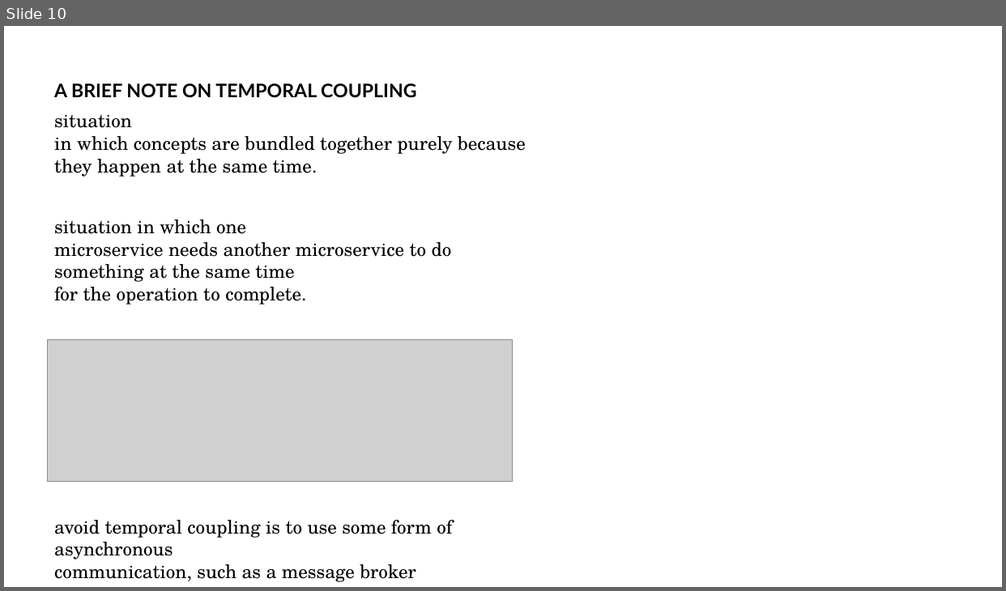
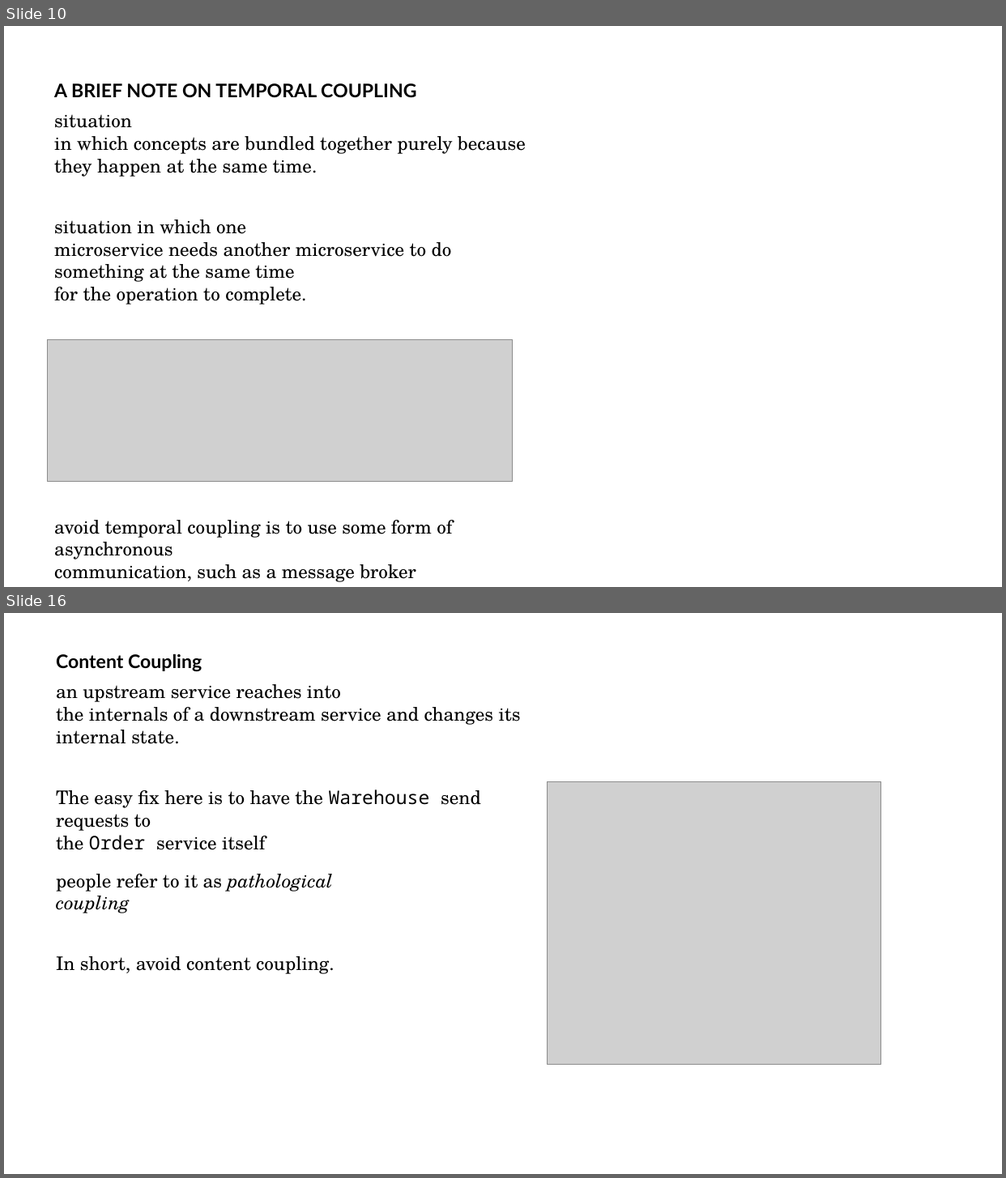
Before and after one commit to addiboyer24/CSCI391_Microservices_Spring2025, a slide deck: 01_27_2025/CSCI391_Microservices_HowToModelMicroservices_01_27_2025.pptx. Shown one above the other, each under a label of ours: slide 10 before the commit, slides 10 and 16 after it; the slides between them are not shown. The pictures are 1006x591 and 1006x1178 pixels, drawn with LibreOffice and Linux fonts; fonts in the diff are those of the drawing; grey boxes stand for pictures. Boxes give left, top, right and bottom in pixels: in the first picture for what was removed or moved away, otherwise in the second. Text is boxed around its words. In the diff, an @@ line names an element or a change of style, - is before the commit and + after.

```diff
--- a/01_27_2025/CSCI391_Microservices_HowToModelMicroservices_01_27_2025.pptx
+++ b/01_27_2025/CSCI391_Microservices_HowToModelMicroservices_01_27_2025.pptx
@@ slide 16 added at <box>4,613,1002,1174</box>, background #FFFFFF @@
@@ text added at <box>56,653,202,671</box>, 18 pt, text #000000, bold @@
+Content Coupling
@@ text added at <box>56,684,521,744</box>, 18 pt, text #000000 @@
+an upstream service reaches into
+the internals of a downstream service and changes its internal state.
@@ picture added at <box>548,782,880,1064</box> @@
@@ text added at <box>56,790,481,850</box>, 18 pt, text #000000 @@
+The easy fix here is to have the Warehouse send requests to
+the Order service itself
@@ text added at <box>56,874,333,914</box>, 18 pt, text #000000, italic @@
+people refer to it as pathological
+coupling
@@ text added at <box>56,956,334,974</box>, 18 pt, text #000000 @@
+In short, avoid content coupling.
```
Also in this commit, not shown: 5 other slides added, 1 other file.
